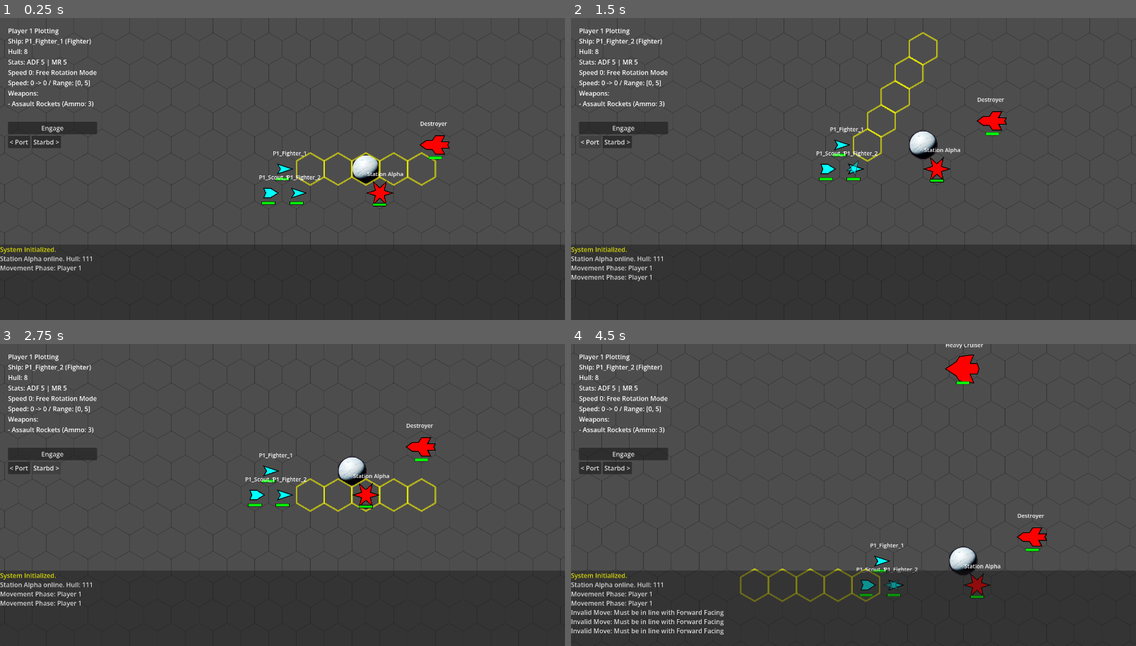
Above: before the commit, frames 1-4 (two rows, left to right).
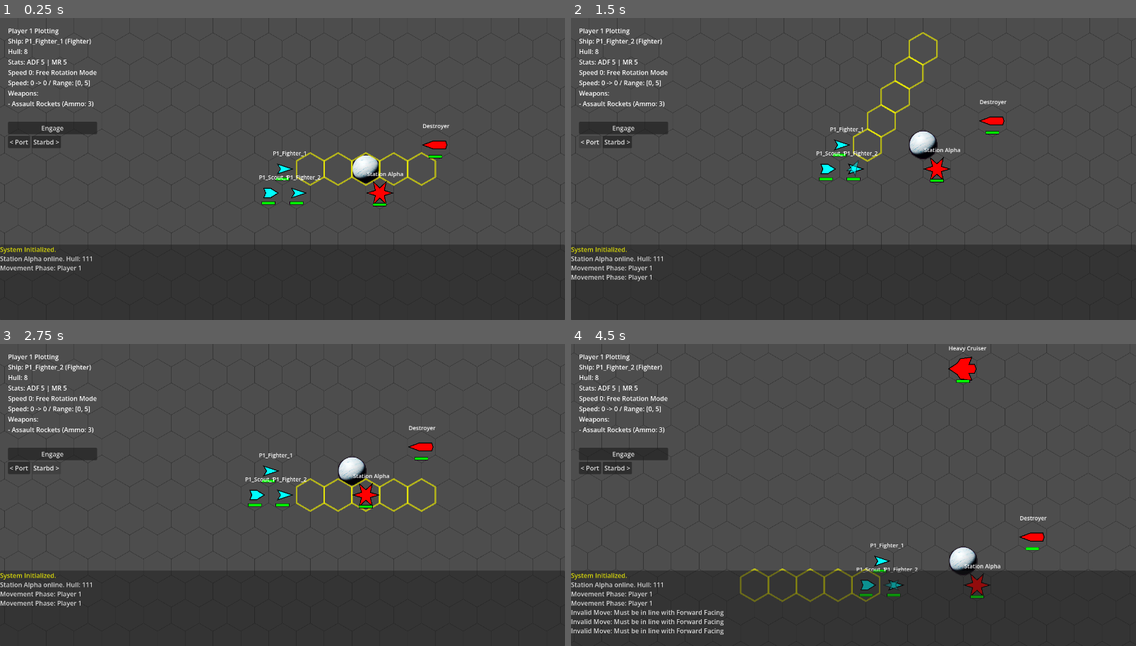
Above: after the commit, the same moments.

Repository: jjeffers/sf-kh-simulator
Game: Godot game, scene res://Scenes/Main.tscn
The game is run twice, just before and just after one commit, with the same random seed, the same clock (stepped at 60 frames per second) and the same inputs.
Inputs (mouse positions are in pixels of both pictures, inside the frame that each line leads up to):
- Up to frame 1 (0.25 s): no input
- Up to frame 2 (1.5 s): click "Engage" at 0.5 s; click "< Port" at 1.25 s
- Up to frame 3 (2.75 s): click "Starbd >" at 2 s
- Up to frame 4 (4.5 s): tap Enter at 2.75 s; move the mouse to (825, 555) at 2.77 s; hold W 2.78-4.28 s; click (825, 555) at 2.92 s; tap Space at 3.02, 3.77 s; move the mouse to (1023, 540) at 3.52 s; click (1023, 540) at 3.67 s; move the mouse to (684, 449) at 4.27 s; hold A from 4.28 s (still down); click (684, 449) at 4.42 s

The runs differ from the first frame. In frame 1, 0.2% of the frame differs, in the area x 74-80%, y 34-47%; in frame 2, 0.2%; in frame 3, 0.2%; in frame 4, 0.5%, in the area x 66-85%, y 0-69%.

Commit message:
Implement Masking Screens with particle effects and orbit persistence logic

Diff:
--- a/Scripts/Combat.gd
+++ b/Scripts/Combat.gd
@@ -22,7 +22,7 @@
 
 	return icm_count * reduction_per_missile
 
-static func calculate_hit_chance(dist: int, weapon: Dictionary = {}, target: Ship = null, is_head_on: bool = false, icm_count: int = 0) -> int:
+static func calculate_hit_chance(dist: int, weapon: Dictionary = {}, target: Ship = null, is_head_on: bool = false, icm_count: int = 0, source: Ship = null) -> int:
 	if dist > MAX_RANGE:
 		return 0
 
@@ -53,12 +53,25 @@
 	# Base Chance Calculation
 	var base = BASE_HIT_CHANCE # 80
 
-	# Special Rule: Laser vs Reflective Hull (RH)
-	if target and target.defense == "RH":
-		if weapon.get("type") == "Laser":
-			base = 50
-		elif weapon.get("type") == "Laser Canon":
-			base = 60 # "60% chance to hit a target with a reflective hull"
+	# Masking Screen Logic (Defense & Reciprocal)
+	var target_has_ms = (target and target.get("is_ms_active"))
+	var source_has_ms = (source and source.get("is_ms_active"))
+
+	if (target_has_ms or source_has_ms) and (weapon.get("type") == "Laser" or weapon.get("type") == "Laser Canon"):
+		# Override Base for Laser weapons
+		if weapon.get("type") == "Laser Canon":
+			base = 20
+		else:
+			base = 10 # Battery
+	else:
+		# Standard Laser vs Reflective Hull (RH) only if NO Screen (Screen overrides RH?)
+		# Usually defensive systems don't stack poorly, but Prompt says "reduce the base chance... to 20%".
+		# This strongly implies replacement.
+		if target and target.defense == "RH":
+			if weapon.get("type") == "Laser":
+				base = 50
+			elif weapon.get("type") == "Laser Canon":
+				base = 60 # "60% chance to hit a target with a reflective hull"
 
 
 	# Standard / Laser / Laser Canon Rule: Range Diffusion (RD)
@@ -68,8 +81,8 @@
 	return max(0, chance)
 
 # Returns true if hit
-static func roll_for_hit(dist: int, weapon: Dictionary = {}, target: Ship = null, is_head_on: bool = false, icm_count: int = 0) -> bool:
-	var chance = calculate_hit_chance(dist, weapon, target, is_head_on, icm_count)
+static func roll_for_hit(dist: int, weapon: Dictionary = {}, target: Ship = null, is_head_on: bool = false, icm_count: int = 0, source: Ship = null) -> bool:
+	var chance = calculate_hit_chance(dist, weapon, target, is_head_on, icm_count, source)
 	var roll = randi() % 100 + 1 # 1-100
 	print("Combat Roll: Distance %d, Chance %d%%, Rolled %d" % [dist, chance, roll])
 	return roll <= chance
--- a/Scripts/GameManager.gd
+++ b/Scripts/GameManager.gd
@@ -39,6 +39,7 @@
 var btn_turn_right: Button
 var btn_orbit_cw: Button
 var btn_orbit_ccw: Button
+var btn_ms_toggle: CheckBox
 
 # Movement State
 var ghost_ship: Ship = null
@@ -47,6 +48,7 @@
 var start_speed: int = 0
 var can_turn_this_step: bool = false # "Use it or lose it" flag
 var combat_action_taken: bool = false # Lock to prevent click spam
+var start_ms_active: bool = false # Track initial state for cost logic
 
 # Combat State
 var queued_attacks: Array = [] # Objects: {source, target, weapon_idx}
@@ -145,6 +147,13 @@
 	btn_orbit_ccw.pressed.connect(func(): _on_orbit(-1))
 	btn_orbit_ccw.visible = false
 	orbit_box.add_child(btn_orbit_ccw)
+
+	# MS Toggle
+	btn_ms_toggle = CheckBox.new()
+	btn_ms_toggle.text = "Deploy Screen"
+	btn_ms_toggle.toggled.connect(_on_ms_toggled)
+	btn_ms_toggle.visible = false
+	vbox.add_child(btn_ms_toggle)
 
 	# Planning UI (Right Side)
 	panel_planning = PanelContainer.new()
@@ -617,7 +626,7 @@
 	var w_type = weapon.get("type")
 	if target.icm_current > 0 and w_type in ["Torpedo", "Rocket", "Rocket Battery"]:
 		# Calculate hit chance to show player
-		var raw_chance = Combat.calculate_hit_chance(d, weapon, target, is_head_on, 0)
+		var raw_chance = Combat.calculate_hit_chance(d, weapon, target, is_head_on, 0, source)
 
 		# Prompt UI
 		_trigger_icm_decision(source.name, weapon["name"], w_type, raw_chance, target)
@@ -633,7 +642,7 @@
 			await get_tree().create_timer(1.0).timeout # Wait for counter-fire FX
 
 	# Determine if hit (Pass ICM count)
-	var hit = Combat.roll_for_hit(d, weapon, target, is_head_on, icm_used)
+	var hit = Combat.roll_for_hit(d, weapon, target, is_head_on, icm_used, source)
 
 	# Spawn Attack FX (Launch concurrently with ICMs)
 	var travel_time = _spawn_attack_fx(start_pos, target_pos, weapon.get("type", "Laser"))
@@ -647,6 +656,15 @@
 	if hit:
 		var dmg_str = "%s+%d" % [weapon["damage_dice"], weapon["damage_bonus"]]
 		var dmg = Combat.roll_damage(dmg_str)
+
+		# Masking Screen Damage Reduction (Halved)
+		# Applies if Target OR Source has MS active, and weapon is Laser/Canon
+		var target_ms = target.get("is_ms_active")
+		var source_ms = source.get("is_ms_active")
+		if (target_ms or source_ms) and w_type in ["Laser", "Laser Canon"]:
+			dmg = floor(dmg / 2)
+			log_message("Masking Screen reduces damage!")
+
 		log_message("[color=green]HIT![/color] Dmg: %d" % dmg)
 
 		# Delay damage for FX arrival
@@ -816,8 +834,10 @@
 		# Reset plotting
 		current_path = []
 		turns_remaining = selected_ship.mr
+		turns_remaining = selected_ship.mr
 		can_turn_this_step = false
 		start_speed = selected_ship.speed
+		start_ms_active = selected_ship.is_ms_active
 
 		if audio_ship_select and audio_ship_select.stream: audio_ship_select.play()
 		_spawn_ghost()
@@ -937,6 +957,7 @@
 	can_turn_this_step = false
 	state_is_orbiting = false
 	current_orbit_direction = 0
+	start_ms_active = selected_ship.is_ms_active
 
 	# Check for Persistent Orbit
 	if selected_ship.orbit_direction != 0:
@@ -1132,6 +1153,53 @@
 		btn_orbit_cw.visible = can_orbit
 		btn_orbit_ccw.visible = can_orbit
 
+		# MS Toggle Check
+		# Visible if ship has Max MS > 0
+		if selected_ship.ms_max > 0:
+			btn_ms_toggle.visible = true
+			btn_ms_toggle.set_pressed_no_signal(selected_ship.is_ms_active)
+			btn_ms_toggle.text = "Deploy Screen (%d)" % selected_ship.ms_current
+
+			# Constraint Check: Maintain Speed and Heading
+			# Logic:
+			# 1. Calculate validity of current plot for MS (Speed == Start Speed AND Heading == Start Heading)
+			#    BUT: Orbit works differently (always valid if orbiting)
+
+			var ms_valid_move = false
+			if state_is_orbiting:
+				ms_valid_move = true
+			else:
+				var speed_ok = false
+				if selected_ship.is_ms_active:
+					# Relaxed Persistence Check:
+					# Valid if Path <= Start Speed (Partial) AND Heading Matches
+					# We only INVALIDATE if Path > Start Speed or Heading Mismatch
+					speed_ok = (current_path.size() <= start_speed)
+				else:
+					# Strict Activation Check:
+					# must EXACTLY match to activate fresh
+					speed_ok = (current_path.size() == start_speed)
+
+				var heading_ok = (ghost_ship.facing == selected_ship.facing)
+				ms_valid_move = (speed_ok and heading_ok)
+
+			if selected_ship.is_ms_active:
+				# If already active, check if we need to DROP it
+				if not ms_valid_move:
+					_on_ms_toggled(false) # Auto-drop
+					log_message("Maneuver Dropped Screen")
+			else:
+				# If not active, can we Activate it?
+				# Only if move is valid (Straight line) OR if we haven't moved yet (Stationary start is valid?)
+				# Actually, user plans move then activates. If plot is invalid, disable button.
+				btn_ms_toggle.disabled = not ms_valid_move
+				if not ms_valid_move:
+					btn_ms_toggle.tooltip_text = "Must maintain Speed and Heading to deploy"
+				else:
+					btn_ms_toggle.tooltip_text = "Deploy Masking Screen (Cost: 1)"
+		else:
+			btn_ms_toggle.visible = false
+
 		var txt = "Player %d Plotting\n" % selected_ship.player_id
 		txt += "Ship: %s (%s)\n" % [selected_ship.name, selected_ship.ship_class]
 		txt += "Hull: %d\n" % selected_ship.hull
@@ -1144,6 +1212,9 @@
 			txt += "Remaining MR: %d\n" % turns_remaining
 
 		txt += "Speed: %d -> %d / Range: [%d, %d]\n" % [start_speed, current_path.size(), min_speed, max_speed]
+
+		if selected_ship.is_ms_active:
+			txt += "[COLOR=blue]Masking Screen ACTIVE[/COLOR]\n"
 
 		txt += "Weapons:\n"
 		for w in selected_ship.weapons:
@@ -1266,6 +1337,43 @@
 	_update_ui_state()
 
 var current_orbit_direction: int = 0
+
+func _on_ms_toggled(pressed: bool):
+	if not selected_ship: return
+
+	if pressed:
+		# Activate
+		if start_ms_active:
+			# Was already active, just restoring maintenance (Cost 0)
+			selected_ship.is_ms_active = true
+		else:
+			# New Activation (Cost 1)
+			if selected_ship.ms_current > 0:
+				selected_ship.is_ms_active = true
+				selected_ship.ms_current -= 1
+				# Orbit Exception: Capture start
+				if state_is_orbiting:
+					selected_ship.ms_orbit_start_hex = selected_ship.grid_position
+				else:
+					selected_ship.ms_orbit_start_hex = Vector3i.MAX
+
+				log_message("Masking Screen Deployed")
+			else:
+				# Failed
+				btn_ms_toggle.set_pressed_no_signal(false)
+				log_message("No Charges for Screen")
+	else:
+		# Deactivate
+		selected_ship.is_ms_active = false
+		if not start_ms_active:
+			# Refund if it was a new activation this turn
+			selected_ship.ms_current += 1
+			log_message("Screen Deployment Cancelled")
+		else:
+			log_message("Screen Dropped")
+
+	selected_ship.queue_redraw()
+	_update_ui_state()
 
 func _on_commit_move():
 	state_is_orbiting = false
@@ -1289,10 +1397,15 @@
 	# selected_ship.facing = ghost_ship.facing
 	# selected_ship.speed = current_path.size()
 
-	# Logic:
 	# 1. Update facing effectively immediately (for the whole move? Or should we simulate steps?)
 	# 2. Update speed.
 	# 3. Simulate movement step by step for collision check.
+
+	# Final MS Constraint Check (Duration/Commit)
+	if selected_ship.is_ms_active and not state_is_orbiting:
+		if current_path.size() != start_speed:
+			_on_ms_toggled(false) # Drop
+			log_message("Screen Dropped: Speed Changed")
 
 	selected_ship.facing = ghost_ship.facing
 	selected_ship.speed = current_path.size()
@@ -1661,8 +1774,10 @@
 			# Reset plot
 			start_speed = selected_ship.speed
 			current_path = []
+			current_path = []
 			turns_remaining = selected_ship.mr
 			can_turn_this_step = false
+			start_ms_active = selected_ship.is_ms_active
 
 			if audio_ship_select and audio_ship_select.stream: audio_ship_select.play()
 			_spawn_ghost()
@@ -1875,7 +1990,18 @@
 		audio_action_complete.play()
 
 	if current_phase == Phase.MOVEMENT:
-		if selected_ship: selected_ship.has_moved = true
+		if selected_ship:
+			selected_ship.has_moved = true
+
+			# Orbit MS Check: Did we complete the loop?
+			# If MS active AND Orbiting AND Position == Start Hex
+			if selected_ship.is_ms_active and selected_ship.orbit_direction != 0:
+				if selected_ship.ms_orbit_start_hex != Vector3i.MAX:
+					if selected_ship.grid_position == selected_ship.ms_orbit_start_hex:
+						selected_ship.is_ms_active = false
+						selected_ship.ms_orbit_start_hex = Vector3i.MAX
+						log_message("%s completes orbit; Screen drops." % selected_ship.name)
+
 		start_movement_phase() # Loop to next ship
 
 	elif current_phase == Phase.COMBAT:
--- a/Scripts/Ship.gd
+++ b/Scripts/Ship.gd
@@ -11,6 +11,12 @@
 var hull: int = 15
 var icm_max: int = 0
 var icm_current: int = 0
+var ms_max: int = 0
+var ms_current: int = 0
+var is_ms_active: bool = false : set = _set_ms_active
+var ms_orbit_start_hex: Vector3i = Vector3i.MAX # Sentinel for orbit MS logic
+
+var ms_particles: CPUParticles2D = null
 
 var grid_position: Vector3i = Vector3i.ZERO : set = _set_grid_position
 var facing: int = 0 : set = _set_facing # 0 to 5, direction index
@@ -39,6 +45,8 @@
 	mr = 5
 	icm_max = 0
 	icm_current = 0
+	ms_max = 0
+	ms_current = 0
 
 	weapons.clear()
 	# Assault Rockets: Range 4, Forward Firing (FF), Ammo 3, 2d10+4
@@ -62,6 +70,8 @@
 	hull = max_hull
 	adf = 5
 	mr = 4
+	ms_max = 0
+	ms_current = 0
 
 	weapons.clear()
 	# Laser Battery: Range 9, 360 Arc, 1d10
@@ -100,6 +110,8 @@
 	mr = 3
 	icm_max = 4
 	icm_current = 4
+	ms_max = 1
+	ms_current = 1
 
 	weapons.clear()
 	# Laser Battery: Range 10 (User said Laser Canon is 10, Battery usually 9? Keeping Battery as 9 for consistency or standard?)
@@ -169,6 +181,8 @@
 	mr = 2
 	icm_max = 4
 	icm_current = 4
+	ms_max = 2
+	ms_current = 2
 
 	weapons.clear()
 	# Laser Battery: Range 10, 360 Arc, 1d10
@@ -236,6 +250,8 @@
 	mr = 1
 	icm_max = 8
 	icm_current = 8
+	ms_max = 1
+	ms_current = 1
 
 	weapons.clear()
 	# Laser Batteries (x3 - Separate entries)
@@ -313,6 +329,13 @@
 	# ICM Scaling: floor(H / 25), clmap 2-8
 	icm_max = int(clamp(floor(hull / 25.0), 2, 8))
 	icm_current = icm_max
+
+	# MS Scaling: 1-4. floor(H/50)?
+	# Prompt: "1 to 4".
+	# 20 -> 1. 200 -> 4.
+	# H/60? 20/60 = 0 -> 1. 200/60 = 3 -> 4.
+	ms_max = int(clamp(floor(hull / 50.0) + 1, 1, 4))
+	ms_current = ms_max
 
 	weapons.clear()
 
@@ -378,10 +401,54 @@
 	has_fired = false
 	for w in weapons:
 		w["fired"] = false
+
+	# MS maintenance handled in GM (if constraints broken), but here we can just ensure persistence?
+	# "A masking screen remains in place once activated as long as the ship remains moving in a straight line at its current speed."
+	# So we don't reset it here manually unless we want to clear it on turn start?
+	# Actually, if it remains "once activated", we shouldn't clear it.
+
 	queue_redraw()
 
 func _ready():
-	# hull = max_hull # Do NOT reset hull here, as configure() is called before add_child() -> _ready()
+	_setup_particles()
+	queue_redraw()
+
+func _setup_particles():
+	ms_particles = CPUParticles2D.new()
+	ms_particles.name = "MSParticles"
+	ms_particles.emitting = false
+	ms_particles.amount = 32
+	ms_particles.lifetime = 1.5
+	# Emission Shape: Sphere
+	ms_particles.emission_shape = CPUParticles2D.EMISSION_SHAPE_SPHERE
+	ms_particles.emission_sphere_radius = HexGrid.TILE_SIZE * 0.7
+
+	# Physics
+	ms_particles.gravity = Vector2.ZERO
+	ms_particles.direction = Vector2(0, -1)
+	ms_particles.spread = 180.0
+	ms_particles.initial_velocity_min = 5.0
+	ms_particles.initial_velocity_max = 15.0
+	ms_particles.damping_min = 5.0
+	ms_particles.damping_max = 10.0
+
+	# Visuals
+	ms_particles.scale_amount_min = 2.0
+	ms_particles.scale_amount_max = 4.0
+	ms_particles.color = Color(0.4, 0.7, 1.0, 0.6) # Light Blue Vapor
+
+	add_child(ms_particles)
+	# Ensure it draws behind the ship?
+	# Z-index is relative. Ship is parent.
+	# To draw behind, we can specific z_index or just order?
+	# CanvasItems draw children on top.
+	# We want particles BEHIND? Then use show_behind_parent = true
+	ms_particles.show_behind_parent = true
+
+func _set_ms_active(val: bool):
+	is_ms_active = val
+	if ms_particles:
+		ms_particles.emitting = val
 	queue_redraw()
 
 func _set_facing(v: int):
@@ -402,11 +469,13 @@
 
 	if hull <= 0:
 		hull = 0
+		is_destroyed = true
 		ship_destroyed.emit()
 		trigger_explosion()
 
 var is_ghost: bool = false
 var is_exploding: bool = false
+var is_destroyed: bool = false
 var show_info: bool = true
 
 func set_ghost(val: bool):
@@ -425,6 +494,18 @@
 func _draw():
 	if is_exploding: return
 
+	# If Masking Screen active, we rely on particles now.
+	# But maybe a faint outline is still good?
+	if is_ms_active:
+		# Draw a very faint outline to define the "screen" boundary
+		draw_arc(Vector2.ZERO, HexGrid.TILE_SIZE * 0.8, 0, TAU, 32, Color(0.4, 0.7, 1.0, 0.3), 1.0)
+
+	var color_to_use = color
+	if is_exploding:
+		color_to_use = Color.ORANGE
+	elif is_destroyed:
+		color_to_use = Color.WEB_GRAY
+
 	# Draw simple representation based on class
 	var size = HexGrid.TILE_SIZE * 0.6
 	var points = PackedVector2Array()
@@ -432,7 +513,6 @@
 	match ship_class:
 		"Assault Scout":
 			# Heavier, multi-faceted shape (Bullet/Hex-like)
-			# Nose, Right Shoulder, Right Rear, Rear Center, Left Rear, Left Shoulder
 			points = PackedVector2Array([
 				Vector2(size, 0),
 				Vector2(size * 0.2, -size * 0.5),
@@ -442,45 +522,30 @@
 				Vector2(size * 0.2, size * 0.5)
 			])
 		"Frigate":
-			# Large Heavy Cruiser Shape
+			# Pentagon / Shield Shape
 			size = HexGrid.TILE_SIZE * 0.9
 			points = PackedVector2Array([
-				Vector2(size, 0), # Long Nose
-				Vector2(size * 0.3, -size * 0.3), # Shoulder R
-				Vector2(-size * 0.4, -size * 0.7), # Wing/Engine Pod R
-				Vector2(-size * 0.9, -size * 0.4), # Rear R
-				Vector2(-size * 0.7, 0), # Engine Exhaust Notch
-				Vector2(-size * 0.9, size * 0.4), # Rear L
-				Vector2(-size * 0.4, size * 0.7), # Wing/Engine Pod L
-				Vector2(size * 0.3, size * 0.3) # Shoulder L
+				Vector2(size, 0), # Nose
+				Vector2(size * 0.3, -size * 0.5), # R Shoulder
+				Vector2(-size * 0.6, -size * 0.5), # R Rear
+				Vector2(-size * 0.4, 0), # Rear Cut
+				Vector2(-size * 0.6, size * 0.5), # L Rear
+				Vector2(size * 0.3, size * 0.5) # L Shoulder
 			])
 		"Destroyer":
-			# Even Larger, elongated Battleship/Destroyer shape
-			size = HexGrid.TILE_SIZE * 0.95
-			# Long central spine with side pods
+			# Elongated Battleship / Needle
+			size = HexGrid.TILE_SIZE * 0.8 # Larger
 			points = PackedVector2Array([
-				Vector2(size, 0), # Nose tip
-				Vector2(size * 0.6, -size * 0.3), # Front R
-				Vector2(size * 0.2, -size * 0.3), # Mid R indent
-				Vector2(0, -size * 0.6), # Side pod R front
-				Vector2(-size * 0.6, -size * 0.6), # Side pod R rear
-				Vector2(-size * 0.4, -size * 0.2), # Rear fuselage R
-				Vector2(-size * 0.9, -size * 0.2), # Engine R
-				Vector2(-size * 0.8, 0), # Engine Center (exhaust)
-				Vector2(-size * 0.9, size * 0.2), # Engine L
-				Vector2(-size * 0.4, size * 0.2), # Rear fuselage L
-				Vector2(-size * 0.6, size * 0.6), # Side pod L rear
-				Vector2(0, size * 0.6), # Side pod L front
-				Vector2(size * 0.2, size * 0.3), # Mid L indent
-				Vector2(size * 0.6, size * 0.3) # Front L
-
+				Vector2(size, 0), # Nose
+				Vector2(size * 0.2, -size * 0.3),
+				Vector2(-size * 0.8, -size * 0.3), # R Rear
+				Vector2(-size * 0.9, 0), # Rear engine
+				Vector2(-size * 0.8, size * 0.3), # L Rear
+				Vector2(size * 0.2, size * 0.3)
 			])
 		"Heavy Cruiser":
-			# Massive Dreadnought Shape
-			size = HexGrid.TILE_SIZE * 1.1 # Slightly overfill tile?
-			# Or just full tile
-
-			# Broad Arrow / Star Destroyer-ish but bulkier
+			# Massive Triangle / Dreadnought
+			size = HexGrid.TILE_SIZE * 0.9
 			points = PackedVector2Array([
 				Vector2(size, 0), # Nose
 				Vector2(size * 0.4, -size * 0.4), # R Shoulder
@@ -558,6 +623,7 @@
 		draw_rect(fill_rect, health_color, true)
 
 func trigger_explosion():
+	is_ms_active = false # Kill systems
 	is_exploding = true
 	queue_redraw()
 
